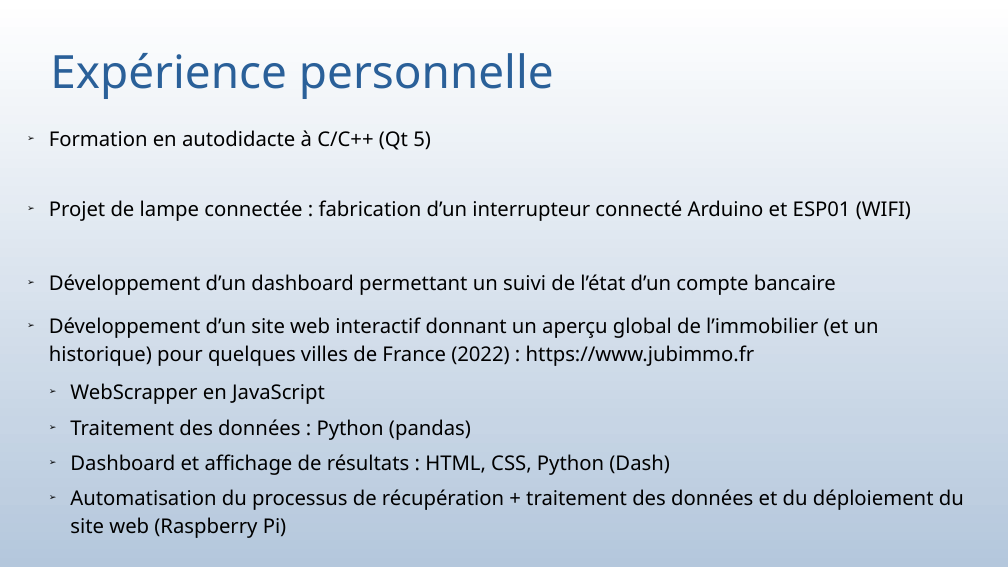
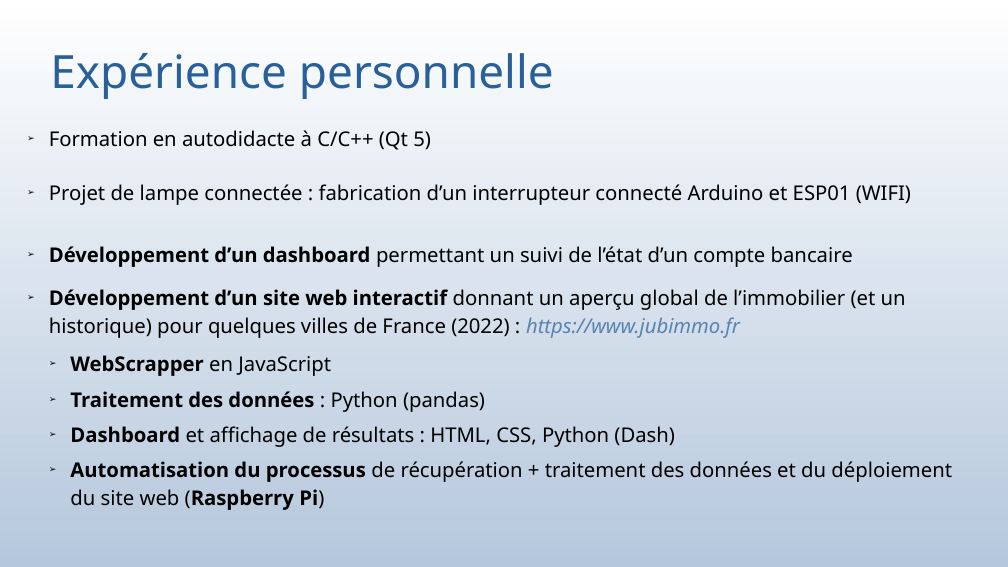
Before and after one commit to bauj/AJC_projet_belib, a slide deck: slide 3 of presentation_projet.odp. Drawn at 1008x567 pixels with LibreOffice and Linux fonts; fonts in the diff are those of the drawing. Boxes give left, top, right and bottom in pixels: in the first picture for what was removed or moved away, otherwise in the second. Text is boxed around its words. In the diff, an @@ line names an element or a change of style, - is before the commit and + after.

```diff
--- a/presentation_projet.odp
+++ b/presentation_projet.odp
@@ subtitle at (49,246,952,510): bold on in "Développement d’un dashboard", "Développement d’un site web interactif", "WebScrapper", "Traitement des données" and 2 more places; text colour #000000 to #5983B0, italic on in "https://www.jubimmo.fr" @@
```
Also in this commit, not shown: 6 other slides changed, 10 slides added, 3 other files.
